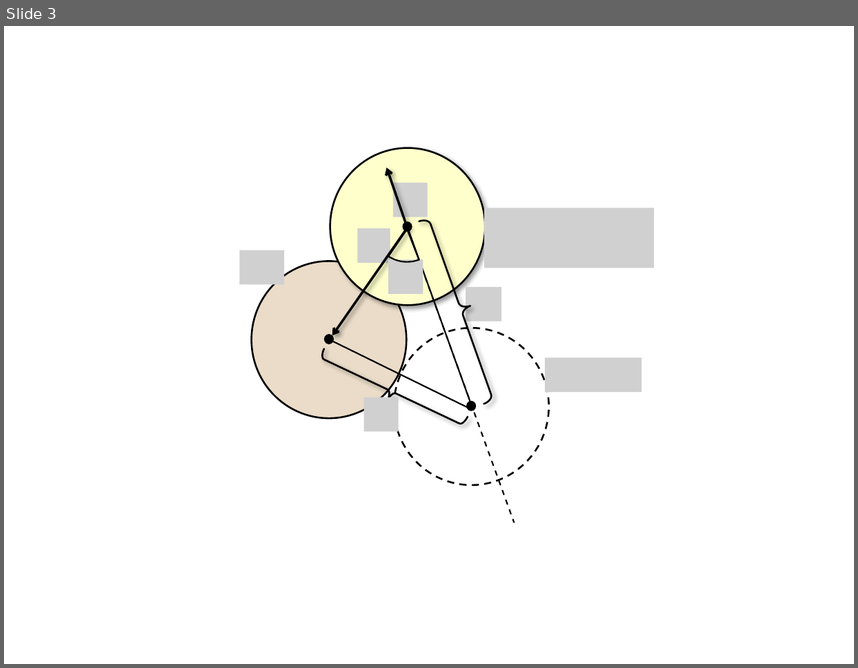
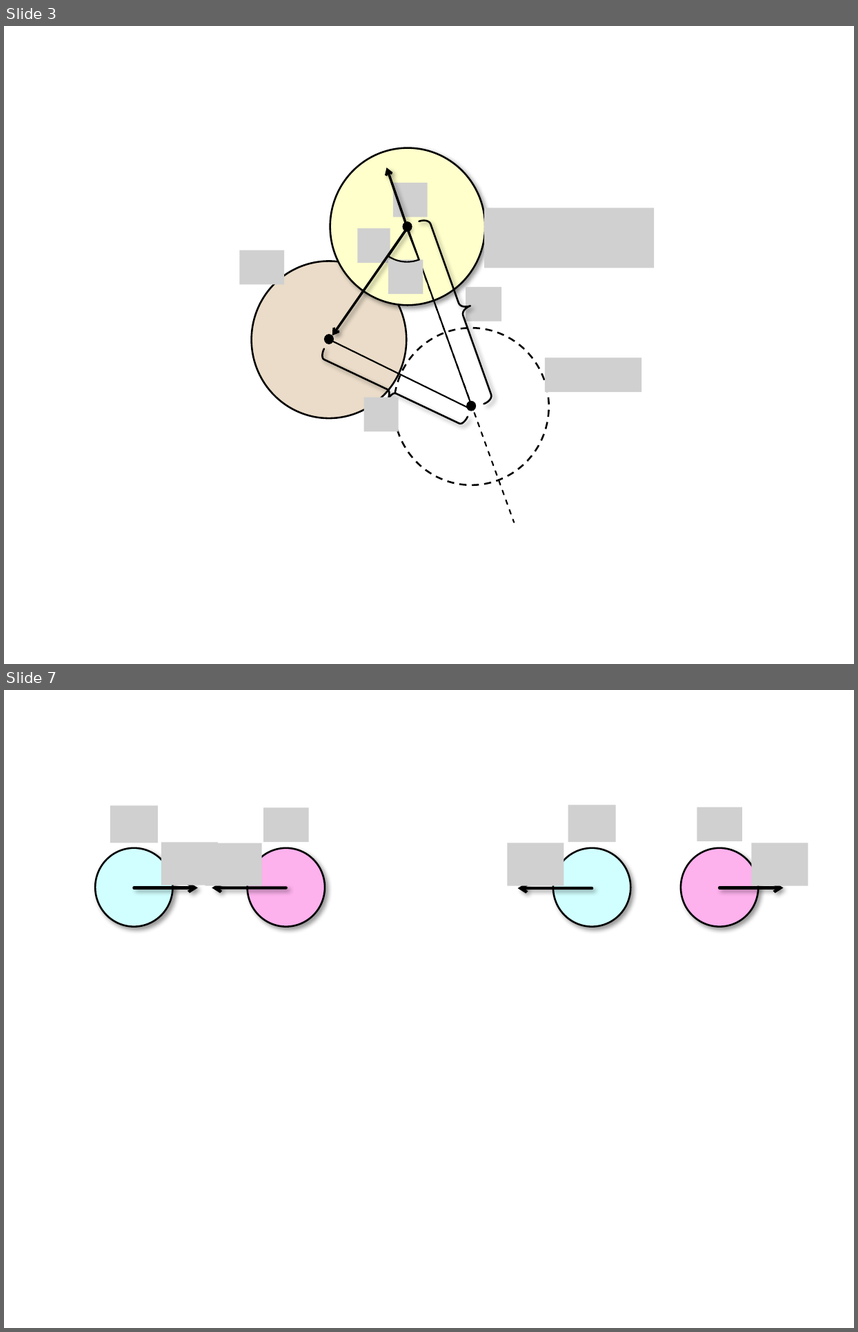
Before and after one commit to Ian-Parberry/sage-docs, a slide deck: Doxygen/physics/1. Pool End Game/figures.pptx. Shown one above the other, each under a label of ours: slide 3 before the commit, slides 3 and 7 after it; the slides between them are not shown. The pictures are 858x668 and 858x1332 pixels, drawn with LibreOffice and Linux fonts; fonts in the diff are those of the drawing; grey boxes stand for pictures. Boxes give left, top, right and bottom in pixels: in the first picture for what was removed or moved away, otherwise in the second. Text is boxed around its words. In the diff, an @@ line names an element or a change of style, - is before the commit and + after.

```diff
--- a/Doxygen/physics/1. Pool End Game/figures.pptx
+++ b/Doxygen/physics/1. Pool End Game/figures.pptx
@@ slide 7 added at [4,690,854,1328], background #FFFFFF @@
@@ picture added at [110,806,158,843] @@
@@ picture added at [263,807,308,841] @@
@@ picture added at [568,805,616,842] @@
@@ picture added at [697,807,742,841] @@
@@ ellipse added at [95,848,172,926], fill #D1FFFF, outline #000000 1.5 pt @@
@@ picture added at [161,842,218,885] @@
@@ picture added at [205,843,263,885] @@
@@ ellipse added at [247,848,324,926], fill #FDB1ED, outline #000000 1.5 pt @@
@@ picture added at [507,843,564,885] @@
@@ ellipse added at [553,848,631,926], fill #D1FFFF, outline #000000 1.5 pt @@
@@ ellipse added at [681,848,758,926], fill #FDB1ED, outline #000000 1.5 pt @@
@@ picture added at [751,843,808,885] @@
@@ arrow added from (134, 888) to (198, 888), #000000 2.5 pt @@
@@ arrow added from (286, 888) to (212, 888), #000000 2.5 pt @@
@@ arrow added from (593, 888) to (517, 888), #000000 2.5 pt @@
@@ arrow added from (720, 888) to (784, 888), #000000 2.5 pt @@
```
Also in this commit, not shown: 3 other slides added.
